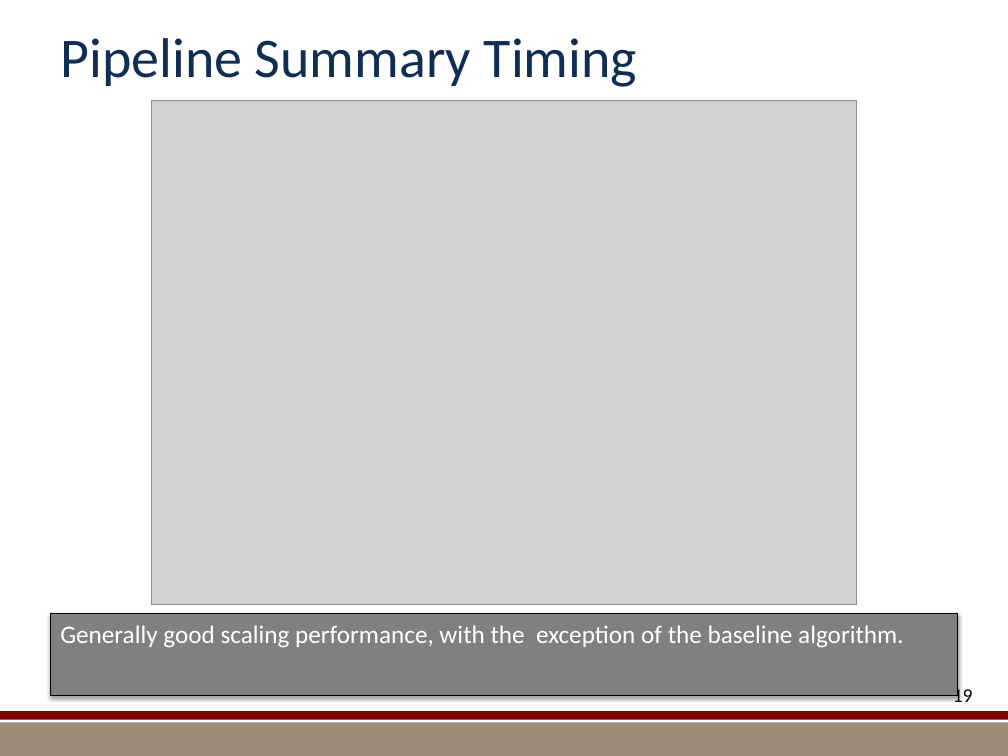
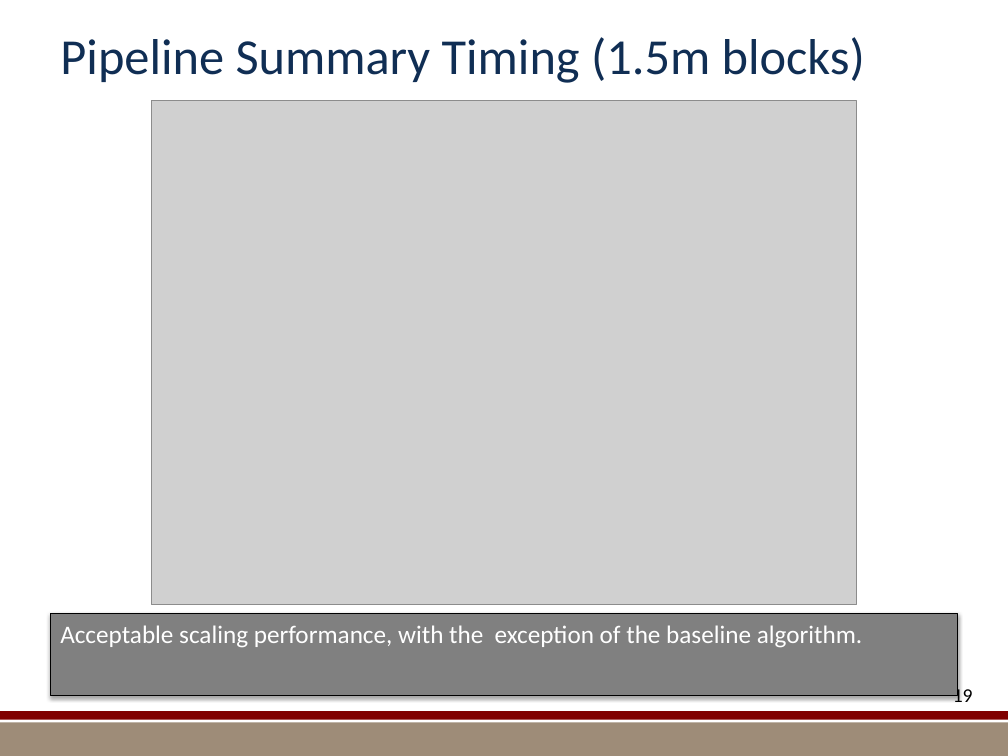
Before and after one commit to kmorel-papers/MilestoneFY13, a slide deck: slide 19 of Summary/SummarySlides.pptx. Drawn at 1008x756 pixels with LibreOffice and Linux fonts; fonts in the diff are those of the drawing; grey boxes stand for pictures; background and template pictures are left out. Boxes give left, top, right and bottom in pixels: in the first picture for what was removed or moved away, otherwise in the second. Text is boxed around its words. In the diff, an @@ line names an element or a change of style, - is before the commit and + after.

Commit message:
Modified summary slides.  Minor changes to plots.

```diff
--- a/Summary/SummarySlides.pptx
+++ b/Summary/SummarySlides.pptx
@@ title at [60, 37, 865, 83]: text changed; size 40 to 36 pt @@
-Pipeline Summary Timing
+Pipeline Summary Timing (1.5m blocks)
@@ text in rectangle at [60, 625, 862, 647]: text changed @@
-Generally good scaling performance, with the exception of the baseline algorithm.
+Acceptable scaling performance, with the exception of the baseline algorithm.
```
Also in this commit, not shown: 11 other slides changed, 4 slides added, 3 slides removed, 19 other files.
